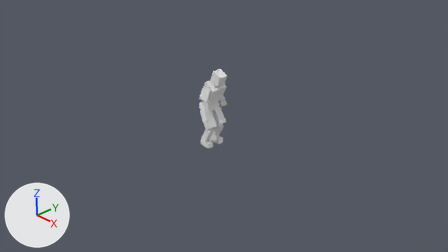
Two versions of the Blender file boxman.blend, one commit apart.
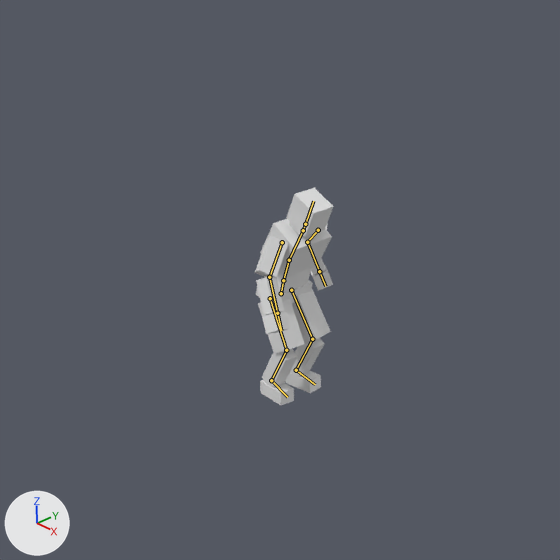
Old and new are each drawn from the file's camera 'Camera' and again close up on the part from 23% to 69% of the width and 0% to 81% of the height. The lights are fixed; the arrows at lower left show +X, +Y and +Z. Both versions are drawn at frame 106 of the action 'ArmatureAction'; the numbers are the values there. The bones that bend it are drawn over the model as lines in the close-ups.
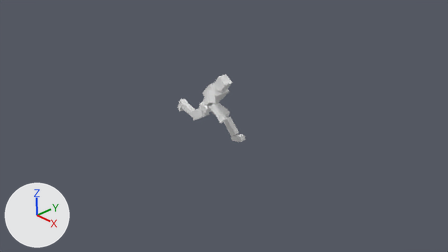
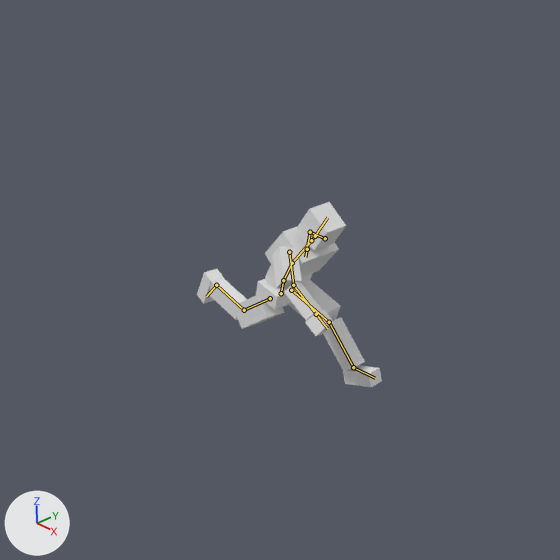
What differs and where, as boxes [x1, y1, x2, y2] in the close-ups (560 x 560 px):
```json
{"object": "Cube.001", "change": "posed", "before": [255, 188, 334, 405], "after": [197, 202, 382, 387], "on screen": "133% wider, 15% shorter"}
{"bone": "Lower Spine", "before": "(283, 280) to (289, 260)", "after": "(283, 280) to (292, 263)"}
{"bone": "Upper Spine", "before": "(289, 260) to (303, 230)", "after": "(292, 263) to (311, 240)"}
{"bone": "Upper Arm.R", "before": "(282, 242) to (269, 277)", "after": "(289, 252) to (293, 285)"}
{"bone": "Upper Arm.L", "before": "(318, 230) to (307, 242)", "after": "(325, 238) to (310, 232)"}
{"bone": "Forearm.L", "before": "(307, 242) to (319, 271)", "after": "(310, 232) to (307, 249)"}
{"bone": "Thigh.R", "before": "(270, 298) to (286, 350)", "after": "(270, 298) to (244, 310)"}
{"bone": "Shin.R", "before": "(286, 350) to (271, 380)", "after": "(244, 310) to (216, 285)"}
{"bone": "Foot.R", "before": "(271, 380) to (287, 397)", "after": "(216, 285) to (206, 296)"}
{"bone": "Thigh.L", "before": "(291, 290) to (312, 339)", "after": "(291, 290) to (329, 322)"}
{"bone": "Shin.L", "before": "(312, 339) to (296, 370)", "after": "(329, 322) to (353, 367)"}
{"bone": "Foot.L", "before": "(296, 370) to (315, 384)", "after": "(353, 367) to (375, 378)"}
```

The change, as JSON lines over the scene's bpy script:
```json
{"block": "bone_lower_spine", "where": "bone_lower_spine = bpy.data.objects['Armature'].pose.bones['Lower Spine']  # child of 'Hips'"}
{"op": "set", "path": "bone_lower_spine.rotation_euler", "old": "(0.0873, 0.0, 0.0)", "new": "(0.262, 0.0, 0.0)", "note": "degrees (5, 0, 0) -> degrees (15, 0, 0)"}
{"block": "bone_upper_spine", "where": "bone_upper_spine = bpy.data.objects['Armature'].pose.bones['Upper Spine']  # child of 'Lower Spine'"}
{"op": "set", "path": "bone_upper_spine.rotation_euler", "old": "(0.175, 0.0, 0.0)", "new": "(0.209, 0.0, 0.0)", "note": "degrees (10, 0, 0) -> degrees (12, 0, 0)"}
{"block": "bone_upper_arm_r", "where": "bone_upper_arm_r = bpy.data.objects['Armature'].pose.bones['Upper Arm.R']  # child of 'Upper Spine'"}
{"op": "set", "path": "bone_upper_arm_r.rotation_quaternion", "old": "(0.924, -0.156, -0.261, 0.232)", "new": "(0.794, -0.234, -0.195, 0.526)", "note": "degrees (-27, -24, 34) -> degrees (-35, -4, 68)"}
{"block": "bone_upper_arm_l", "where": "bone_upper_arm_l = bpy.data.objects['Armature'].pose.bones['Upper Arm.L']  # child of 'Upper Spine'"}
{"op": "set", "path": "bone_upper_arm_l.rotation_euler", "old": "(-0.0175, 0.785, 0.559)", "new": "(0.367, 0.576, 0.873)", "note": "degrees (-1, 45, 32) -> degrees (21, 33, 50)"}
{"block": "bone_forearm_l", "where": "bone_forearm_l = bpy.data.objects['Armature'].pose.bones['Forearm.L']  # child of 'Upper Arm.L'"}
{"op": "set", "path": "bone_forearm_l.rotation_quaternion", "old": "(0.866, -0.165, -0.134, -0.452)", "new": "(0.923, -0.183, -0.109, -0.321)", "note": "degrees (-10, -22, -53) -> degrees (-16, -19, -36)"}
{"block": "bone_thigh_r", "where": "bone_thigh_r = bpy.data.objects['Armature'].pose.bones['Thigh.R']  # child of 'Hips'"}
{"op": "set", "path": "bone_thigh_r.rotation_euler", "old": "(-0.785, 0.0873, 0.0)", "new": "(0.733, 0.0873, 0.0)", "note": "degrees (-45, 5, 0) -> degrees (42, 5, 0)"}
{"block": "bone_shin_r", "where": "bone_shin_r = bpy.data.objects['Armature'].pose.bones['Shin.R']  # child of 'Thigh.R'"}
{"op": "set", "path": "bone_shin_r.rotation_euler", "old": "(1.047, 0.0, 0.0)", "new": "(0.785, 0.0, 0.0)", "note": "degrees (60, 0, 0) -> degrees (45, 0, 0)"}
{"block": "bone_foot_r", "where": "bone_foot_r = bpy.data.objects['Armature'].pose.bones['Foot.R']  # child of 'Shin.R'"}
{"op": "set", "path": "bone_foot_r.rotation_euler", "old": "(-0.524, 0.0, 0.0)", "new": "(0.262, 0.0, 0.0)", "note": "degrees (-30, 0, 0) -> degrees (15, 0, 0)"}
{"block": "bone_thigh_l", "where": "bone_thigh_l = bpy.data.objects['Armature'].pose.bones['Thigh.L']  # child of 'Hips'"}
{"op": "set", "path": "bone_thigh_l.rotation_euler", "old": "(-0.785, -0.0873, 0.0)", "new": "(-1.431, -0.0873, 0.0)", "note": "degrees (-45, -5, 0) -> degrees (-82, -5, 0)"}
{"block": "bone_shin_l", "where": "bone_shin_l = bpy.data.objects['Armature'].pose.bones['Shin.L']  # child of 'Thigh.L'"}
{"op": "set", "path": "bone_shin_l.rotation_euler", "old": "(1.047, 0.0, 0.0)", "new": "(0.524, 0.0, 0.0)", "note": "degrees (60, 0, 0) -> degrees (30, 0, 0)"}
{"block": "bone_foot_l", "where": "bone_foot_l = bpy.data.objects['Armature'].pose.bones['Foot.L']  # child of 'Shin.L'"}
{"op": "set", "path": "bone_foot_l.rotation_euler", "old": "(-0.524, 0.0, 0.0)", "new": "(0.436, 0.0, 0.0)", "note": "degrees (-30, 0, 0) -> degrees (25, 0, 0)"}
```
